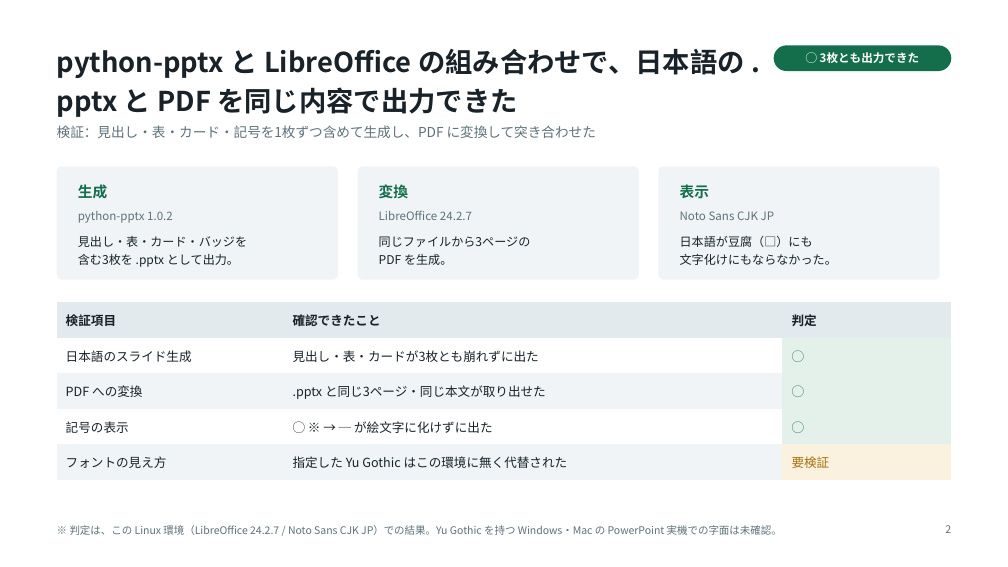
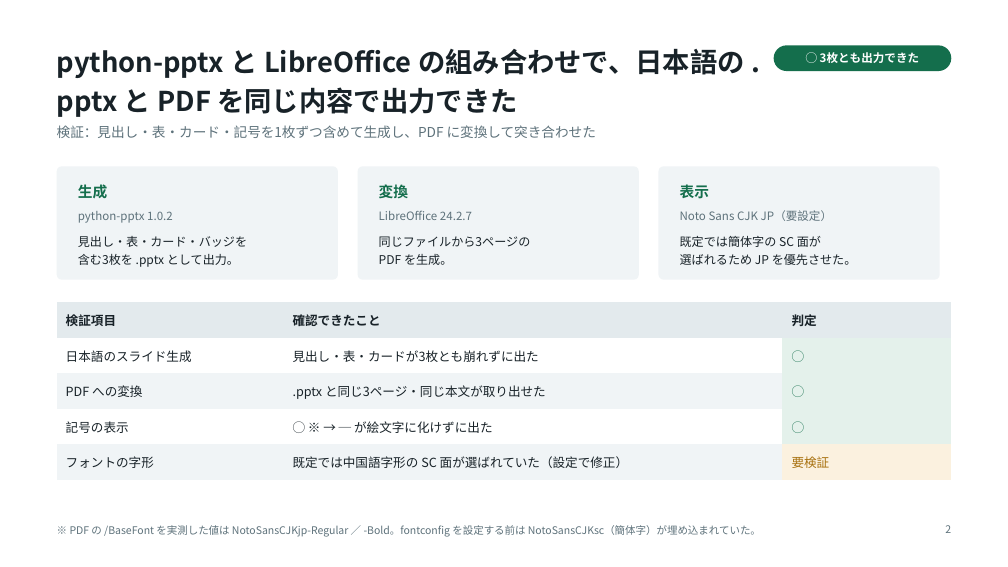
Before and after one commit to shleetmdu0408-alt/mybrain-starter, a slide deck: slide 2 of outputs/deliverables/2026-09-02_日本語スライド生成テスト.pptx. Drawn at 1008x567 pixels with LibreOffice and Linux fonts; fonts in the diff are those of the drawing. Boxes give left, top, right and bottom in pixels: in the first picture for what was removed or moved away, otherwise in the second. Text is boxed around its words. In the diff, an @@ line names an element or a change of style, - is before the commit and + after.

```diff
--- a/outputs/deliverables/2026-09-02_日本語スライド生成テスト.pptx
+++ b/outputs/deliverables/2026-09-02_日本語スライド生成テスト.pptx
@@ text at (680, 210, 833, 221): text changed @@
-Noto Sans CJK JP
+Noto Sans CJK JP（要設定）
@@ text at (680, 236, 857, 265): text changed @@
-日本語が豆腐（□）にも
-文字化けにもならなかった。
+既定では簡体字の SC 面が
+選ばれるため JP を優先させた。
@@ table at (57, 302, 951, 480) @@
-row 5, column 1: フォントの見え方
+row 5, column 1: フォントの字形
-row 5, column 2: 指定した Yu Gothic はこの環境に無く代替された
+row 5, column 2: 既定では中国語字形の SC 面が選ばれていた（設定で修正）
@@ text at (70, 525, 761, 537): text changed @@
-※ 判定は、この Linux 環境（LibreOffice 24.2.7 / Noto Sans CJK JP）での結果。Yu Gothic を持つ Windows・Mac の PowerPoint 実機での字面は未確認。
+※ PDF の /BaseFont を実測した値は NotoSansCJKjp-Regular ／ -Bold。fontconfig を設定する前は NotoSansCJKsc（簡体字）が埋め込まれていた。
```
Also in this commit, not shown: 2 other slides changed, 4 other files.
